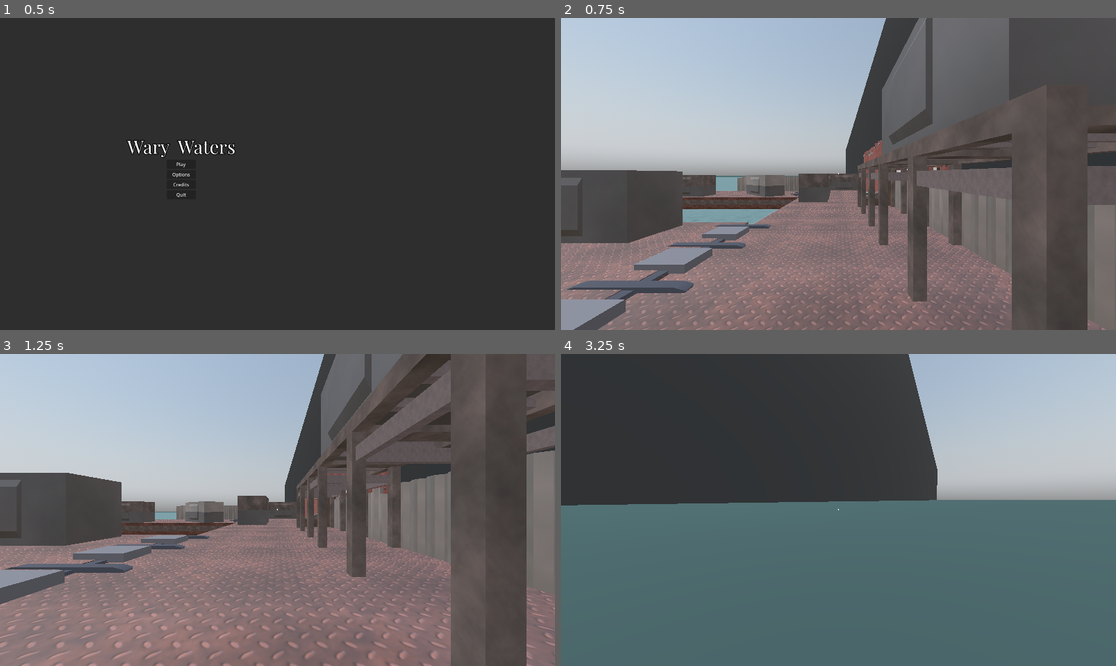
Above: before the commit, frames 1-4 (two rows, left to right).
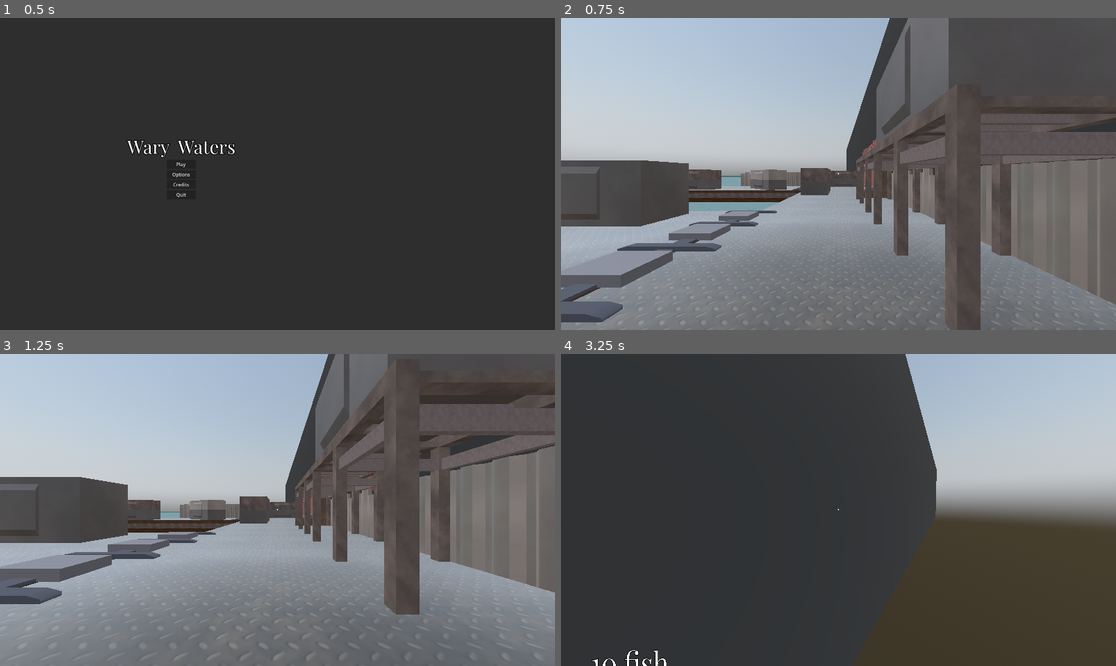
Above: after the commit, the same moments.

Repository: Nazsgull/FPS_Godot
Game: Godot game, scene res://scenes/UI/main_menu.tscn
Same seed, same stepped clock (60 frames per second), same inputs: the game is played once before the commit and once after it.
Inputs (mouse positions are in pixels of both pictures, inside the frame that each line leads up to):
- Up to frame 1 (0.5 s): no input
- Up to frame 2 (0.75 s): click "Play" at 0.5 s
- Up to frame 3 (1.25 s): no input
- Up to frame 4 (3.25 s): tap Enter (ui_accept) at 1.25, 1.52, 2.27 s; move the mouse to (866, 510) at 1.27 s; hold W (forward) from 1.28 s (still down); tap E (interact) at 1.35, 2.3, 2.85 s; move the mouse to (810, 510) at 2.02 s; tap Ctrl (crouch) at 2.1 s; move the mouse to (849, 503) at 2.77 s

Frame 1 is identical in both runs. In frame 2, 37% of the frame differs, in the area x 0-100%, y 0-100%; in frame 3, 45%; in frame 4, 53%.

Commit message:
Plataforma acabada
Añadidos modelos de babor estribor y puente de la Neriglissar.
Modificado el orden de renderizado del contador de peces para intentar que se muestre por encima de otros objetos, sin éxito.

Diff:
--- a/scenes/maps/WaryWaters_WallMap.tscn
+++ b/scenes/maps/WaryWaters_WallMap.tscn
@@ -68,10 +68,10 @@
 environment = SubResource("Environment_j68he")
 
 [node name="Piston" parent="." instance=ExtResource("2_f6ewe")]
-transform = Transform3D(-8.74228e-08, 0, -2, 0, 2, 0, 2, 0, -8.74228e-08, -10, 5, -4.37114e-07)
+transform = Transform3D(-4.37114e-08, 0, -2, 0, 1, 0, 1, 0, -8.74228e-08, -10, 7, -4.37114e-07)
 
 [node name="player" parent="." instance=ExtResource("4_a02oc")]
-transform = Transform3D(1, 0, 0, 0, 1, 0, 0, 0, 1, -36, 7, 30)
+transform = Transform3D(1, 0, 0, 0, 1, 0, 0, 0, 1, -39.2, 6, 25.5)
 
 [node name="DirectionalLight3D" type="DirectionalLight3D" parent="."]
 transform = Transform3D(0.965926, 0, -0.258819, 0.258819, 1.31134e-07, 0.965926, 3.394e-08, -1, 1.26666e-07, 0, 0, 0)
@@ -85,11 +85,11 @@
 [node name="GestorTiempo" parent="." instance=ExtResource("7_vtp0w")]
 
 [node name="fishing_rod_pickup" parent="." instance=ExtResource("8_h7lfs")]
-transform = Transform3D(1, 0, 0, 0, 1, 0, 0, 0, 1, -71, 9, 13)
+transform = Transform3D(1, 0, 0, 0, 1, 0, 0, 0, 1, -71, 6, 13)
 scene = "res://scenes/objects/wary_waters/fishing_rod_equippable.tscn"
 
 [node name="neriglissar" parent="." instance=ExtResource("9_yqr1e")]
-transform = Transform3D(-2.18557e-07, 0, -5, 0, 5, 0, 5, 0, -2.18557e-07, -32, 7, 0)
+transform = Transform3D(-8.74228e-08, 0, -2, 0, 2, 0, 2, 0, -8.74228e-08, -33.6, 7, -6.99374e-08)
 
 [connection signal="interacted" from="Button_fancy" to="Piston" method="_on_button_fancy_interacted"]
 [connection signal="interacted" from="Button_fancy" to="Fish_bank" method="donate_1fish"]
--- a/scenes/objects/player.tscn
+++ b/scenes/objects/player.tscn
@@ -111,6 +111,8 @@
 [node name="fishcount_display" type="Label3D" parent="."]
 transform = Transform3D(8.1, 0, 0, 0, 9.8, 0, 0, 0, 1, -1.6, 0.55653, -1.5)
 pixel_size = 0.0001
+render_priority = -1
+outline_render_priority = -2
 text = "0"
 font = ExtResource("7_bnmlf")
 font_size = 256
--- a/scenes/objects/wary_waters/neriglissar.tscn
+++ b/scenes/objects/wary_waters/neriglissar.tscn
@@ -1,15 +1,16 @@
-[gd_scene load_steps=4 format=3 uid="uid://davfoyfwx6vm4"]
+[gd_scene load_steps=4 format=3 uid="uid://drovt3td5ej7e"]
 
-[ext_resource type="PackedScene" uid="uid://c5c2w834dunvv" path="res://assets/models_gltf/Neriglissar_platform/Neriglissar_WW_sección_babor.glb" id="1_puh8w"]
-[ext_resource type="PackedScene" uid="uid://c2ogsk2n4tpiu" path="res://assets/models_gltf/Neriglissar_platform/Neriglissar_WW_sección_estribor.glb" id="2_otd24"]
-[ext_resource type="PackedScene" uid="uid://cca0xxg4k12ei" path="res://assets/models_gltf/Neriglissar_platform/Neriglissar_WW_sección_puente.glb" id="3_734nw"]
+[ext_resource type="PackedScene" uid="uid://dq1415g4dvpx4" path="res://assets/models_gltf/Neriglissar_platform/Neriglissar_WW_sección_babor.glb" id="1_puh8w"]
+[ext_resource type="PackedScene" uid="uid://nvxyuyrm2i3i" path="res://assets/models_gltf/Neriglissar_platform/Neriglissar_WW_sección_estribor.glb" id="2_otd24"]
+[ext_resource type="PackedScene" uid="uid://4d2130jduo17" path="res://assets/models_gltf/Neriglissar_platform/Neriglissar_WW_sección_puente.glb" id="3_734nw"]
 
-[node name="Node3D" type="Node3D"]
+[node name="Neriglissar" type="Node3D"]
+transform = Transform3D(2, 0, 0, 0, 2, 0, 0, 0, 2, 0, 0, 0)
 
-[node name="Ng_sección_babor" parent="." instance=ExtResource("1_puh8w")]
-transform = Transform3D(1, 0, 0, 0, 1, 0, 0, 0, 1, 4, -0.4, 7.4)
+[node name="Neriglissar_WW_sección_babor" parent="." instance=ExtResource("1_puh8w")]
+transform = Transform3D(1, 0, 0, 0, 1, 0, 0, 0, 1, -8.085, -0.85, 16.08)
 
-[node name="Ng_sección_estribor" parent="." instance=ExtResource("2_otd24")]
-transform = Transform3D(1, 0, 0, 0, 1, 0, 0, 0, 1, -4, -0.5, 7.5)
+[node name="Neriglissar_WW_sección_estribor" parent="." instance=ExtResource("2_otd24")]
+transform = Transform3D(1, 0, 0, 0, 1, 0, 0, 0, 1, 8.222, -0.85, 16.08)
 
-[node name="Ng_sección_puente" parent="." instance=ExtResource("3_734nw")]
+[node name="Neriglissar_WW_sección_puente" parent="." instance=ExtResource("3_734nw")]
--- a/scripts/classes/Interactable.gd
+++ b/scripts/classes/Interactable.gd
@@ -4,7 +4,7 @@
 
 @export var hover_message = "Interact"
 @export var intended_action = "interact"
-
+@export var signal_s = "interacted"
 
 func get_prompt():
 	var key_name = ""
@@ -15,6 +15,6 @@
 
 
 func interact(body):
-	emit_signal("interacted", body)
+	emit_signal(signal_s, body)
 	print("* Player interacted with ", name)
 	print("* "+name+ " emitted signal "+ "[" + interacted.get_name() + "]")
Binary file changed: assets/models_gltf/Neriglissar_platform/Neriglissar_WW_sección_babor.glb
Not shown, changed: assets/models_gltf/Neriglissar_platform/Neriglissar_WW_sección_babor.glb.import
Not shown, changed: assets/models_gltf/Neriglissar_platform/Neriglissar_WW_sección_babor_0.png.import
Not shown, changed: assets/models_gltf/Neriglissar_platform/Neriglissar_WW_sección_babor_1.png.import
Binary file added: assets/models_gltf/Neriglissar_platform/Neriglissar_WW_sección_babor_3.png
Not shown, changed: assets/models_gltf/Neriglissar_platform/Neriglissar_WW_sección_babor_3.png.import
Binary file changed: assets/models_gltf/Neriglissar_platform/Neriglissar_WW_sección_estribor.glb
Not shown, changed: assets/models_gltf/Neriglissar_platform/Neriglissar_WW_sección_estribor.glb.import
Not shown, changed: assets/models_gltf/Neriglissar_platform/Neriglissar_WW_sección_estribor_0.png.import
Not shown, changed: assets/models_gltf/Neriglissar_platform/Neriglissar_WW_sección_estribor_1.png.import
Not shown, changed: assets/models_gltf/Neriglissar_platform/Neriglissar_WW_sección_estribor_2.png.import
Binary file added: assets/models_gltf/Neriglissar_platform/Neriglissar_WW_sección_estribor_3.png
(and 9 more such lines)
